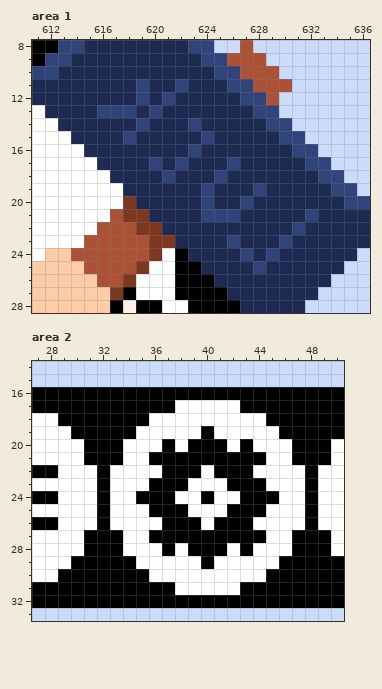
Pixel-art file, stored at game/assets/images/UI_Layout.aseprite. The picture above is the old version.
640x360 pixels, 1 frame. Colours within 5 levels of each other are drawn and written as one. Shown: area 1: x 611..636, y 8..28; area 2: x 27..50, y 14..33. The commit also changed other parts of the picture, which this record leaves out.
The result:
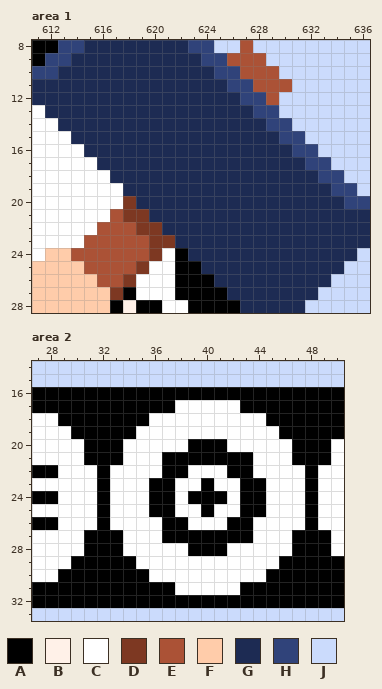
Palette (. is transparent): A #000000  B #fff1e8  C #ffffff  D #7d3822  E #ab5236  F #ffccaa  G #1d2b53  H #30437a  J #cbdbfc
Diff:
Area 1, layer "Top UI/Luck Punk Copy":
The author changed colour H to colour G in row 11 at x 619 and 622; in row 12 at x 619 and 621; in row 13 at x 616 to 618 and 620; in row 14 at x 619 and 623; in row 15 at x 618 and 624; in row 16 at x 623.
The author changed colour H to colour G in row 17 at x 620, 622 and 626; in row 18 at x 621 and 625; in row 19 at x 624 and 628; in row 20 at x 624 and 627; in row 21 at x 624 to 626 and 632; in row 22 at x 631.
The author changed colour H to colour G in row 23 at x 626 and 630; in row 24 at x 627 and 629; in row 25 at x 628.
Area 2, layer "Top UI/Settings":
The author changed colour C to colour A in row 23 at x 40; in row 24 at x 39 and 41; in row 25 at x 40.
The author changed colour A to colour C in row 19 at x 40; in row 20 at x 37 and 43; in row 21 at x 36 and 44; in row 22 at x 39 and 41; in row 23 at x 38 and 42; in row 24 at x 35 and 45.
The author changed colour A to colour C in row 25 at x 38 and 42; in row 26 at x 39 and 41; in row 27 at x 36 and 44; in row 28 at x 37 and 43; in row 29 at x 40.
